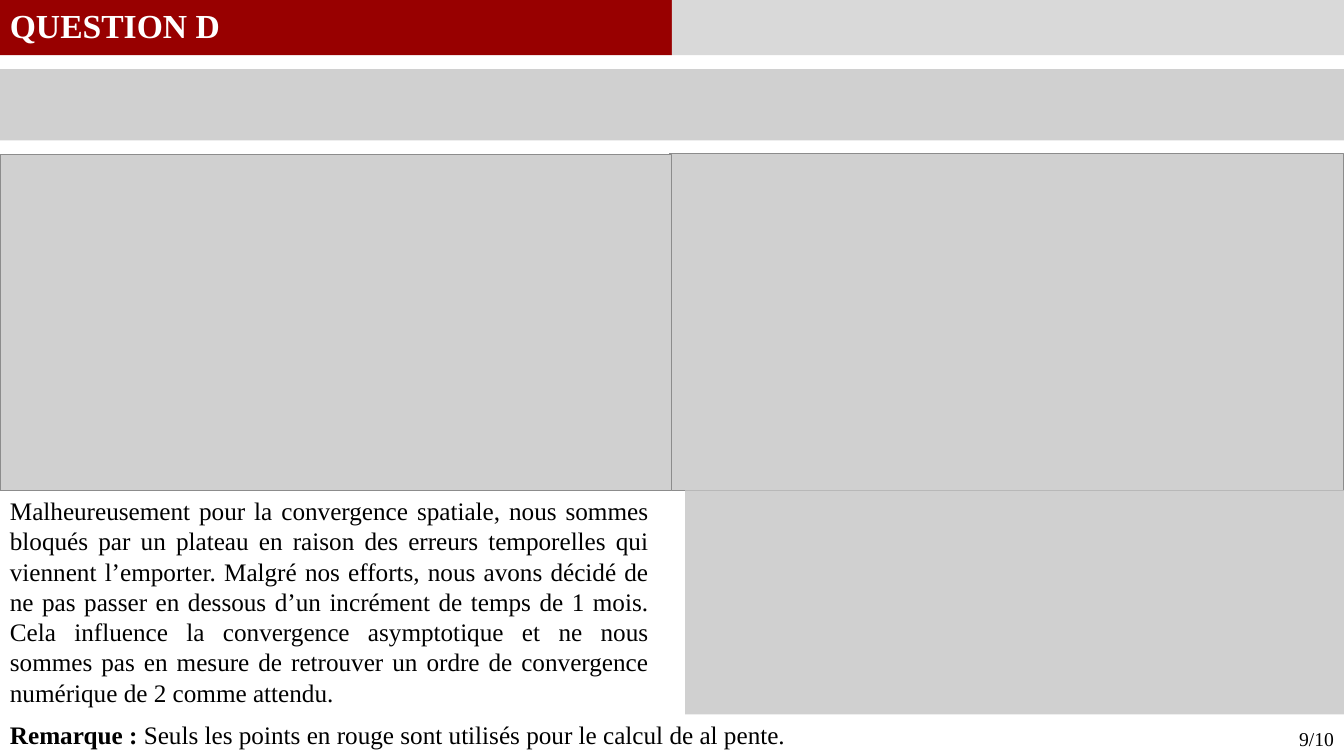
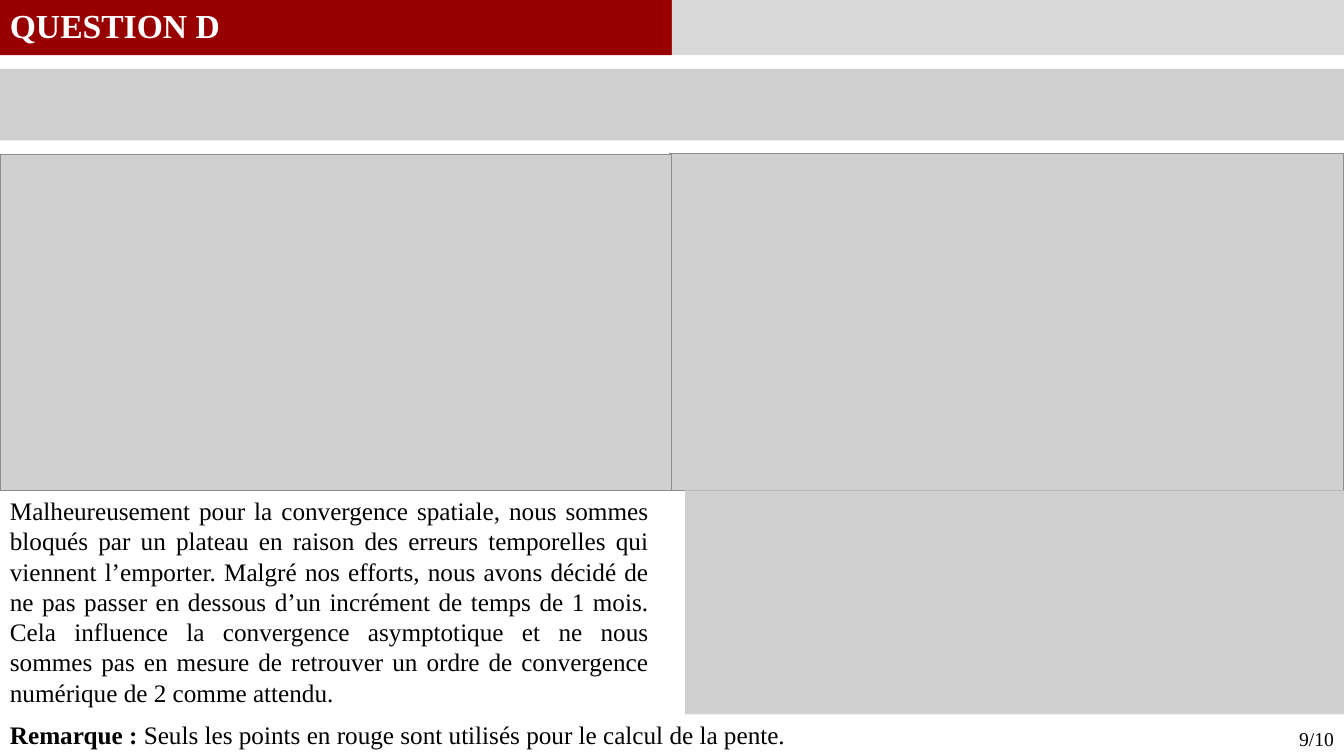
Before and after one commit to GauthierBRUNEL/MEC8211_devoir_2, a slide deck: slide 10 of doc/Rapport_Devoir2.pptx. Drawn at 1344x756 pixels with LibreOffice and Linux fonts; fonts in the diff are those of the drawing; grey boxes stand for pictures. Boxes give left, top, right and bottom in pixels: in the first picture for what was removed or moved away, otherwise in the second. Text is boxed around its words. In the diff, an @@ line names an element or a change of style, - is before the commit and + after.

```diff
--- a/doc/Rapport_Devoir2.pptx
+++ b/doc/Rapport_Devoir2.pptx
@@ text at [10,726,785,750]: text changed @@
-Remarque : Seuls les points en rouge sont utilisés pour le calcul de al pente.
+Remarque : Seuls les points en rouge sont utilisés pour le calcul de la pente.
```
Also in this commit, not shown: 4 other slides changed.
